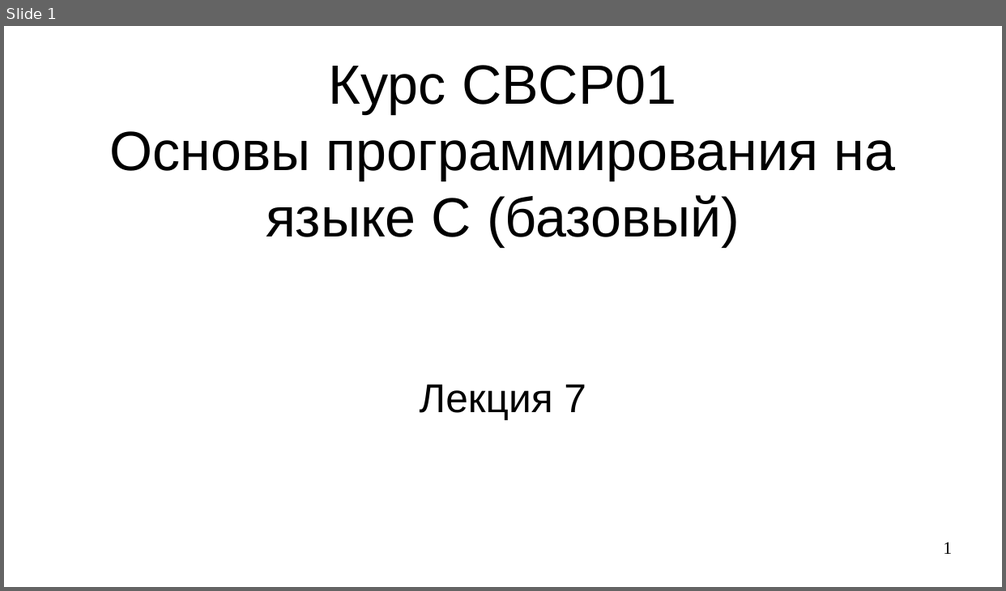
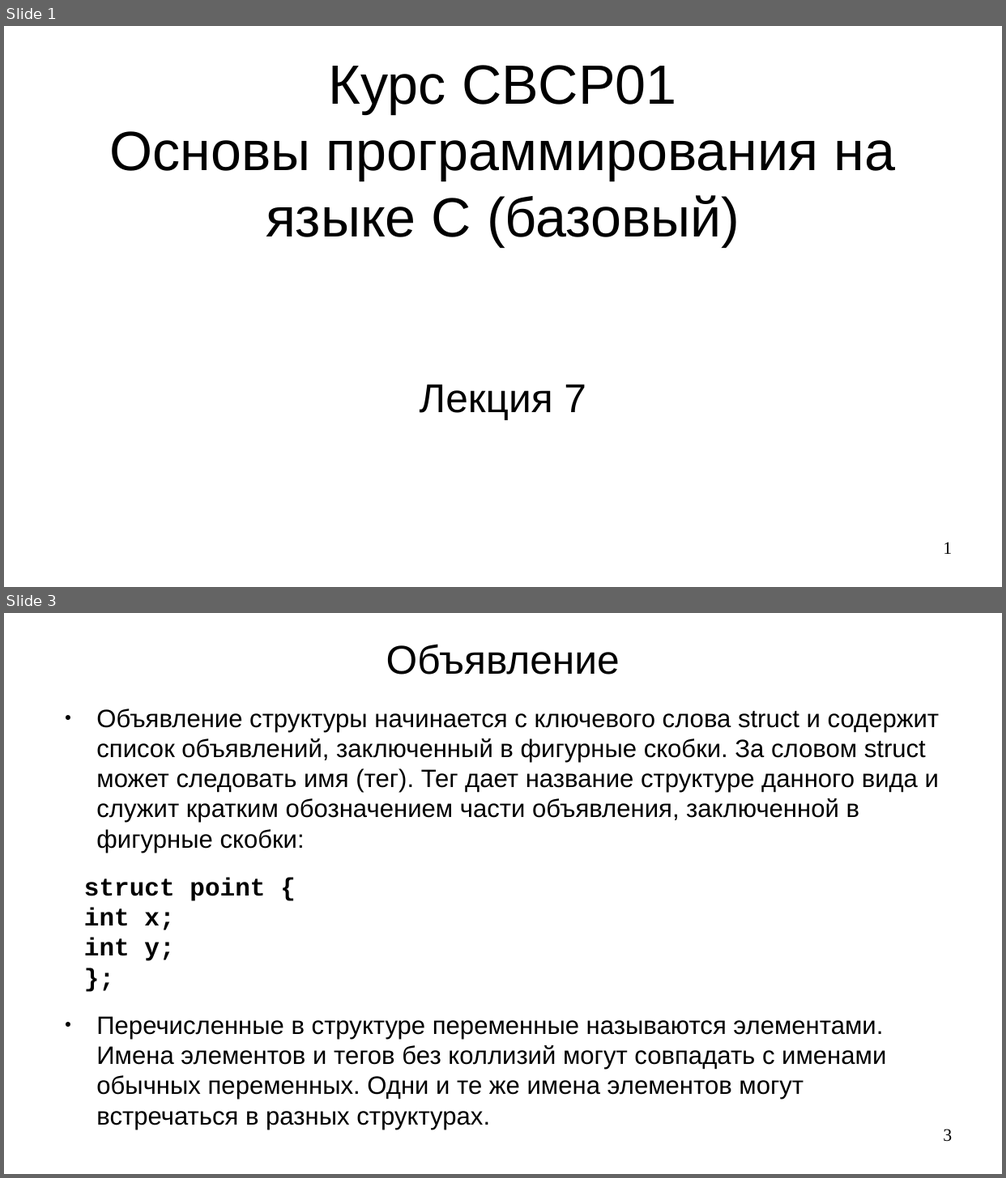
Before and after one commit to steelcraft/stud-lab, a slide deck: Лекции/CBCP01#L7.odp. Shown one above the other, each under a label of ours: slide 1 before the commit, slides 1 and 3 after it; the slides between them are not shown. The pictures are 1006x591 and 1006x1178 pixels, drawn with LibreOffice and Linux fonts; fonts in the diff are those of the drawing. Boxes give left, top, right and bottom in pixels: in the first picture for what was removed or moved away, otherwise in the second. Text is boxed around its words. In the diff, an @@ line names an element or a change of style, - is before the commit and + after.

Commit message:
Добавлены слайды 1-6

```diff
--- a/Лекции/CBCP01#L7.odp
+++ b/Лекции/CBCP01#L7.odp
@@ slide 3 added at [4,613,1002,1174], background #FFFFFF @@
@@ title added at [386,644,620,675], 32 pt, text #000000 @@
+Объявление
@@ text added at [84,709,940,1130], 20 pt, text #000000 @@
+● Объявление структуры начинается с ключевого слова struct и содержит список объявлений, заключенный в фигурные скобки. За словом struct может следовать имя (тег). Тег дает название структуре данного вида и служит кратким обозначением части объявления, заключенной в фигурные скобки:
+struct point {
+int x;
+int у;
+};
+● Перечисленные в структуре переменные называются элементами. Имена элементов и тегов без коллизий могут совпадать с именами обычных переменных. Одни и те же имена элементов могут встречаться в разных структурах.
@@ page number added at [943,1129,952,1142], 14 pt, text #000000 @@
+3
```
Also in this commit, not shown: 2 slides changed, 5 other slides added, 9 slides removed.
